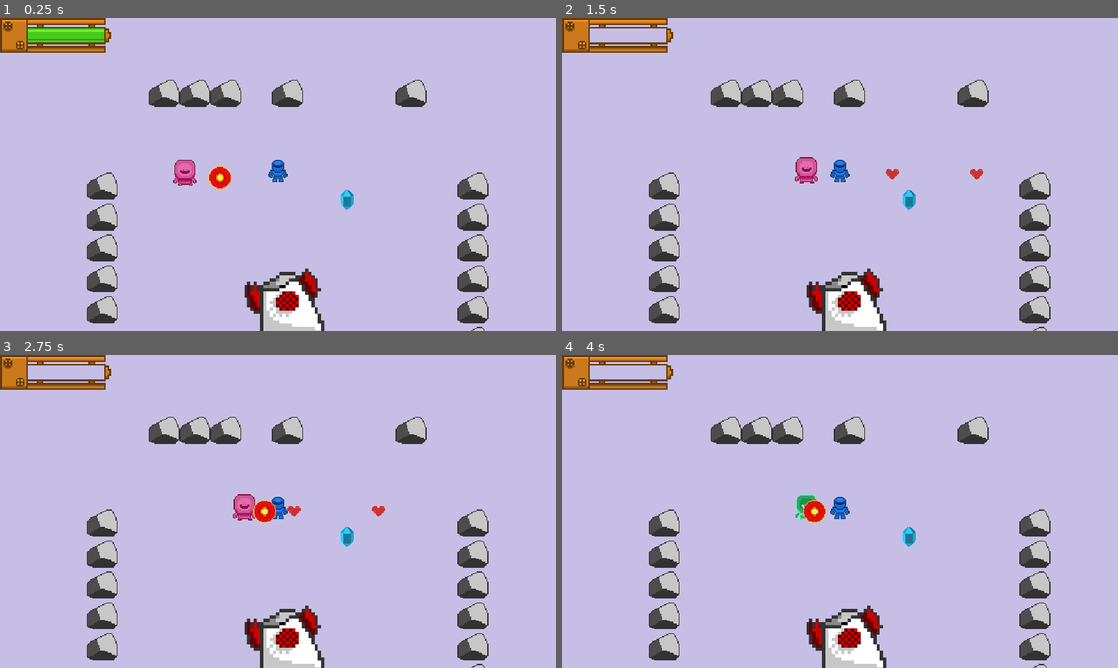
Above: before the commit, frames 1-4 (two rows, left to right).
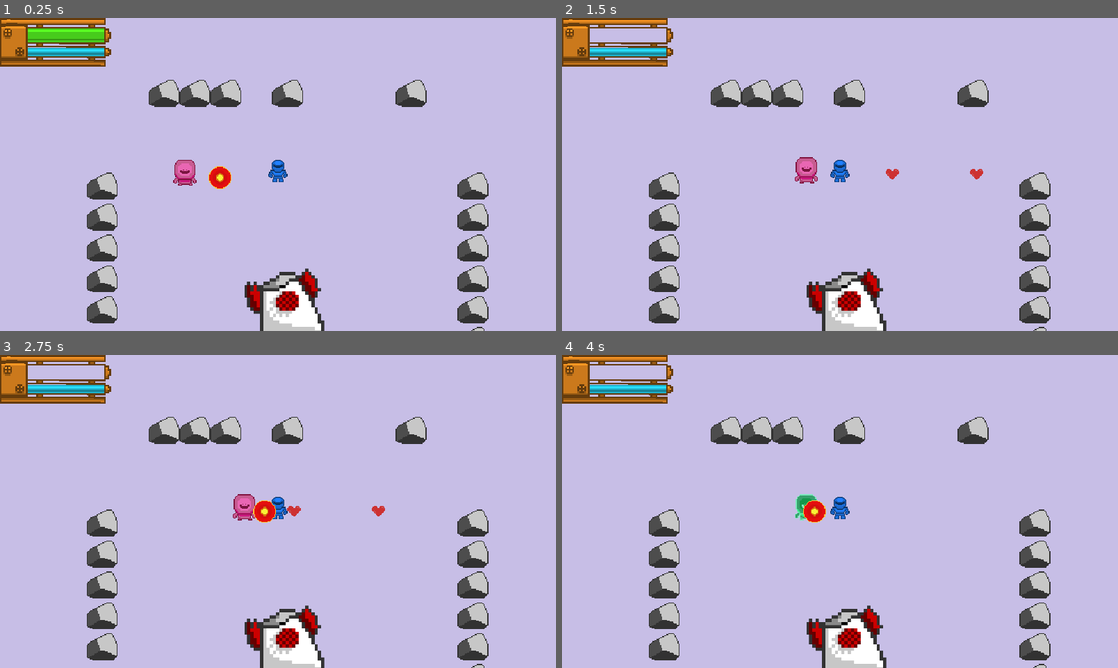
Above: after the commit, the same moments.

Repository: FREQ-E/Hanno
Game: Godot game, scene res://levels/test/test.tscn
The game is run twice, just before and just after one commit, with the same random seed, the same clock (stepped at 60 frames per second) and the same inputs.
Inputs:
- Up to frame 1 (0.25 s): no input
- Up to frame 2 (1.5 s): hold Right (fire_right) 0.53-1.28 s; hold Space (sprint) 0.53-1.28 s; hold Down (fire_down) from 1.28 s (still down); tap Space (sprint) at 1.35 s
- Up to frame 3 (2.75 s): release Down (fire_down) at 2.03 s; hold Right (fire_right) from 2.03 s (still down); hold Space (sprint) from 2.03 s (still down)
- Up to frame 4 (4 s): release Right (fire_right) at 2.78 s; release Space (sprint) at 2.78 s; hold Up (fire_up) 2.78-3.53 s; tap Space (sprint) at 2.85 s; hold Left (fire_left) from 3.53 s (still down); hold Space (sprint) from 3.53 s (still down)

The runs differ from the first frame. In frame 1, 1.3% of the frame differs, in the area x 0-64%, y 0-62%; in frame 2, 1.3%; in frame 3, 1.3%; in frame 4, 1.3%.

Commit message:
Added crystals, spawner, and stamina bar (non functioning)

Diff:
--- a/actors/aliens/alien1.tscn
+++ b/actors/aliens/alien1.tscn
@@ -11,7 +11,8 @@
 [ext_resource path="res://actors/invert_material.tres" type="Material" id=9]
 [ext_resource path="res://combat_scripts/damage_hue.gd" type="Script" id=10]
 [ext_resource path="res://ai/node_sight2d.gd" type="Script" id=11]
-[ext_resource path="res://actors/spawn_checker.gd" type="Script" id=12]
+[ext_resource path="res://actors/spawn_instance.gd" type="Script" id=12]
+
 
 [sub_resource type="CircleShape2D" id=1]
 radius = 37.2074
--- /dev/null
+++ b/actors/crystals/blue_crystal.tscn
@@ -0,0 +1,49 @@
+[gd_scene load_steps=9 format=2]
+
+[ext_resource path="res://actors/crystals/crystal_body.gd" type="Script" id=1]
+[ext_resource path="res://actors/spawn_instance.gd" type="Script" id=2]
+[ext_resource path="res://actors/crystals/Blue Crystal.png" type="Texture" id=3]
+
+[sub_resource type="RectangleShape2D" id=1]
+extents = Vector2( 27.1218, 42.0871 )
+
+[sub_resource type="AtlasTexture" id=2]
+atlas = ExtResource( 3 )
+region = Rect2( 0, 0, 32, 32 )
+
+[sub_resource type="AtlasTexture" id=3]
+atlas = ExtResource( 3 )
+region = Rect2( 32, 0, 32, 32 )
+
+[sub_resource type="AtlasTexture" id=4]
+atlas = ExtResource( 3 )
+region = Rect2( 64, 0, 32, 32 )
+
+[sub_resource type="SpriteFrames" id=5]
+animations = [ {
+"frames": [ SubResource( 2 ), SubResource( 3 ), SubResource( 4 ) ],
+"loop": true,
+"name": "default",
+"speed": 5.0
+} ]
+
+[node name="BlueCrystal" type="Area2D" groups=[
+"Crystals",
+]]
+collision_layer = 0
+collision_mask = 2
+script = ExtResource( 1 )
+
+[node name="CollisionShape2D" type="CollisionShape2D" parent="."]
+shape = SubResource( 1 )
+
+[node name="SpawnChecker" type="VisibilityNotifier2D" parent="."]
+scale = Vector2( 1.67931, 2.45049 )
+rect = Rect2( -20, -20, 40, 40 )
+script = ExtResource( 2 )
+
+[node name="AnimatedSprite" type="AnimatedSprite" parent="."]
+scale = Vector2( 3, 3 )
+frames = SubResource( 5 )
+frame = 1
+playing = true
--- a/actors/crystals/crystal_body.gd
+++ b/actors/crystals/crystal_body.gd
@@ -8,6 +8,7 @@
 
 
 func _ready():
+	# warning-ignore:return_value_discarded
 	connect("body_entered", self, "_handle_body_entered")
 
 
--- a/actors/crystals/crystal1.tscn
+++ b/actors/crystals/green_crystal.tscn
@@ -1,8 +1,8 @@
 [gd_scene load_steps=9 format=2]
 
 [ext_resource path="res://actors/crystals/crystal_body.gd" type="Script" id=1]
-[ext_resource path="res://actors/spawn_checker.gd" type="Script" id=2]
-[ext_resource path="res://actors/crystals/Blue Crystal.png" type="Texture" id=3]
+[ext_resource path="res://actors/spawn_instance.gd" type="Script" id=2]
+[ext_resource path="res://actors/crystals/Green Crystal.png" type="Texture" id=3]
 
 [sub_resource type="RectangleShape2D" id=1]
 extents = Vector2( 27.1218, 42.0871 )
@@ -27,7 +27,9 @@
 "speed": 5.0
 } ]
 
-[node name="Crystal1" type="Area2D"]
+[node name="GreenCrystal" type="Area2D" groups=[
+"Crystals",
+]]
 collision_layer = 0
 collision_mask = 2
 script = ExtResource( 1 )
@@ -36,7 +38,6 @@
 shape = SubResource( 1 )
 
 [node name="SpawnChecker" type="VisibilityNotifier2D" parent="."]
-position = Vector2( 0.0279547, 0.835221 )
 scale = Vector2( 1.67931, 2.45049 )
 rect = Rect2( -20, -20, 40, 40 )
 script = ExtResource( 2 )
@@ -44,4 +45,5 @@
 [node name="AnimatedSprite" type="AnimatedSprite" parent="."]
 scale = Vector2( 3, 3 )
 frames = SubResource( 5 )
+frame = 1
 playing = true
--- /dev/null
+++ b/actors/crystals/orange_crystal.tscn
@@ -0,0 +1,48 @@
+[gd_scene load_steps=9 format=2]
+
+[ext_resource path="res://actors/crystals/crystal_body.gd" type="Script" id=1]
+[ext_resource path="res://actors/spawn_instance.gd" type="Script" id=2]
+[ext_resource path="res://actors/crystals/Orange Crystal.png" type="Texture" id=3]
+
+[sub_resource type="RectangleShape2D" id=1]
+extents = Vector2( 27.1218, 42.0871 )
+
+[sub_resource type="AtlasTexture" id=2]
+atlas = ExtResource( 3 )
+region = Rect2( 0, 0, 32, 32 )
+
+[sub_resource type="AtlasTexture" id=3]
+atlas = ExtResource( 3 )
+region = Rect2( 32, 0, 32, 32 )
+
+[sub_resource type="AtlasTexture" id=4]
+atlas = ExtResource( 3 )
+region = Rect2( 64, 0, 32, 32 )
+
+[sub_resource type="SpriteFrames" id=5]
+animations = [ {
+"frames": [ SubResource( 2 ), SubResource( 3 ), SubResource( 4 ) ],
+"loop": true,
+"name": "default",
+"speed": 5.0
+} ]
+
+[node name="OrangeCrystal" type="Area2D" groups=[
+"Crystals",
+]]
+collision_layer = 0
+collision_mask = 2
+script = ExtResource( 1 )
+
+[node name="CollisionShape2D" type="CollisionShape2D" parent="."]
+shape = SubResource( 1 )
+
+[node name="SpawnChecker" type="VisibilityNotifier2D" parent="."]
+scale = Vector2( 1.67931, 2.45049 )
+rect = Rect2( -20, -20, 40, 40 )
+script = ExtResource( 2 )
+
+[node name="AnimatedSprite" type="AnimatedSprite" parent="."]
+scale = Vector2( 3, 3 )
+frames = SubResource( 5 )
+playing = true
--- /dev/null
+++ b/actors/crystals/purple_crystal.tscn
@@ -0,0 +1,49 @@
+[gd_scene load_steps=9 format=2]
+
+[ext_resource path="res://actors/crystals/crystal_body.gd" type="Script" id=1]
+[ext_resource path="res://actors/spawn_instance.gd" type="Script" id=2]
+[ext_resource path="res://actors/crystals/Purple Crystal.png" type="Texture" id=3]
+
+[sub_resource type="RectangleShape2D" id=1]
+extents = Vector2( 27.1218, 42.0871 )
+
+[sub_resource type="AtlasTexture" id=2]
+atlas = ExtResource( 3 )
+region = Rect2( 0, 0, 32, 32 )
+
+[sub_resource type="AtlasTexture" id=3]
+atlas = ExtResource( 3 )
+region = Rect2( 32, 0, 32, 32 )
+
+[sub_resource type="AtlasTexture" id=4]
+atlas = ExtResource( 3 )
+region = Rect2( 64, 0, 32, 32 )
+
+[sub_resource type="SpriteFrames" id=5]
+animations = [ {
+"frames": [ SubResource( 2 ), SubResource( 3 ), SubResource( 4 ) ],
+"loop": true,
+"name": "default",
+"speed": 5.0
+} ]
+
+[node name="PurpleCrystal" type="Area2D" groups=[
+"Crystals",
+]]
+collision_layer = 0
+collision_mask = 2
+script = ExtResource( 1 )
+
+[node name="CollisionShape2D" type="CollisionShape2D" parent="."]
+shape = SubResource( 1 )
+
+[node name="SpawnChecker" type="VisibilityNotifier2D" parent="."]
+scale = Vector2( 1.67931, 2.45049 )
+rect = Rect2( -20, -20, 40, 40 )
+script = ExtResource( 2 )
+
+[node name="AnimatedSprite" type="AnimatedSprite" parent="."]
+scale = Vector2( 3, 3 )
+frames = SubResource( 5 )
+frame = 1
+playing = true
--- /dev/null
+++ b/actors/crystals/red_crystal.tscn
@@ -0,0 +1,48 @@
+[gd_scene load_steps=9 format=2]
+
+[ext_resource path="res://actors/crystals/crystal_body.gd" type="Script" id=1]
+[ext_resource path="res://actors/spawn_instance.gd" type="Script" id=2]
+[ext_resource path="res://actors/crystals/Red Crystal.png" type="Texture" id=3]
+
+[sub_resource type="RectangleShape2D" id=1]
+extents = Vector2( 27.1218, 42.0871 )
+
+[sub_resource type="AtlasTexture" id=2]
+atlas = ExtResource( 3 )
+region = Rect2( 0, 0, 32, 32 )
+
+[sub_resource type="AtlasTexture" id=3]
+atlas = ExtResource( 3 )
+region = Rect2( 32, 0, 32, 32 )
+
+[sub_resource type="AtlasTexture" id=4]
+atlas = ExtResource( 3 )
+region = Rect2( 64, 0, 32, 32 )
+
+[sub_resource type="SpriteFrames" id=5]
+animations = [ {
+"frames": [ SubResource( 2 ), SubResource( 3 ), SubResource( 4 ) ],
+"loop": true,
+"name": "default",
+"speed": 5.0
+} ]
+
+[node name="RedCrystal" type="Area2D" groups=[
+"Crystals",
+]]
+collision_layer = 0
+collision_mask = 2
+script = ExtResource( 1 )
+
+[node name="CollisionShape2D" type="CollisionShape2D" parent="."]
+shape = SubResource( 1 )
+
+[node name="SpawnChecker" type="VisibilityNotifier2D" parent="."]
+scale = Vector2( 1.67931, 2.45049 )
+rect = Rect2( -20, -20, 40, 40 )
+script = ExtResource( 2 )
+
+[node name="AnimatedSprite" type="AnimatedSprite" parent="."]
+scale = Vector2( 3, 3 )
+frames = SubResource( 5 )
+playing = true
--- /dev/null
+++ b/actors/player1/local_spawner.gd
@@ -0,0 +1,35 @@
+class_name LocalSpawner
+extends Node
+
+
+signal _continue_loop
+
+export(Array, PackedScene) var scenes: Array
+export var probability_curve: Curve
+export var min_distance := 1000.0
+export var max_distance := 2000.0
+export var max_instances := 10
+export var spawn_in_ysort := true
+
+
+func _ready():
+	var current_scene := get_tree().current_scene
+
+	if spawn_in_ysort:
+		current_scene = current_scene.get_node("YSort")
+
+	var origin: Vector2 = get_parent().global_transform.origin
+
+	for i in range(max_instances):
+		var instance: Node = scenes[int(round(probability_curve.interpolate(randf())))].instance()
+		instance.transform.origin = Vector2.UP.rotated(randf() * TAU) * lerp(min_distance, max_distance, randf()) + origin
+		instance.connect("tree_exited", self, "emit_signal", ["_continue_loop"])
+		current_scene.call_deferred("add_child", instance)
+
+	while true:
+		yield(self, "_continue_loop")
+		origin = get_parent().global_transform.origin
+		var instance: Node = scenes[int(round(probability_curve.interpolate(randf())))].instance()
+		instance.transform.origin = Vector2.UP.rotated(randf() * TAU) * lerp(min_distance, max_distance, randf())
+		instance.connect("tree_exited", self, "emit_signal", ["_continue_loop"])
+		current_scene.add_child(instance)
--- a/actors/player1/player1.tscn
+++ b/actors/player1/player1.tscn
@@ -10,6 +10,12 @@
 [ext_resource path="res://actors/ui1/ui1.tscn" type="PackedScene" id=8]
 [ext_resource path="res://actors/player1/player_shooting.gd" type="Script" id=9]
 [ext_resource path="res://actors/player1/crystal_manager.gd" type="Script" id=10]
+[ext_resource path="res://actors/player1/local_spawner.gd" type="Script" id=11]
+[ext_resource path="res://actors/crystals/green_crystal.tscn" type="PackedScene" id=12]
+[ext_resource path="res://actors/crystals/blue_crystal.tscn" type="PackedScene" id=13]
+[ext_resource path="res://actors/crystals/purple_crystal.tscn" type="PackedScene" id=14]
+[ext_resource path="res://actors/crystals/orange_crystal.tscn" type="PackedScene" id=15]
+[ext_resource path="res://actors/crystals/red_crystal.tscn" type="PackedScene" id=16]
 
 [sub_resource type="Shader" id=1]
 code = "shader_type canvas_item;
@@ -99,6 +105,10 @@
 [sub_resource type="CircleShape2D" id=16]
 radius = 32.9877
 
+[sub_resource type="Curve" id=17]
+max_value = 4.0
+_data = [ Vector2( 0, 0 ), 0.0, 0.0, 0, 1, Vector2( 0.251986, 0 ), 0.0, 4.36139, 1, 1, Vector2( 0.952347, 3.05455 ), 4.36139, 19.8402, 1, 1, Vector2( 1, 4 ), 19.8402, 0.0, 1, 0 ]
+
 [node name="Player1" type="KinematicBody2D" groups=[
 "Player",
 ]]
@@ -112,6 +122,7 @@
 scale = Vector2( 3, 3 )
 frames = SubResource( 15 )
 animation = "walk_down"
+frame = 1
 playing = true
 script = ExtResource( 5 )
 
@@ -120,15 +131,15 @@
 
 [node name="MovementInput2D" type="Node" parent="."]
 script = ExtResource( 2 )
+default_speed = 770.0
 fast_speed = 1170.0
-default_speed = 770.0
 dash_speed = 2000.0
 
 [node name="PlayerShooting" type="Node2D" parent="."]
 script = ExtResource( 9 )
 fire_rate = 0.35
 
-[node name="CanvasLayer" parent="." instance=ExtResource( 8 )]
+[node name="UI1" parent="." instance=ExtResource( 8 )]
 
 [node name="Damageable" type="Node" parent="."]
 script = ExtResource( 3 )
@@ -149,3 +160,8 @@
 
 [node name="CrystalManager" type="Node" parent="."]
 script = ExtResource( 10 )
+
+[node name="LocalSpawner" type="Node" parent="."]
+script = ExtResource( 11 )
+scenes = [ ExtResource( 12 ), ExtResource( 13 ), ExtResource( 14 ), ExtResource( 15 ), ExtResource( 16 ) ]
+probability_curve = SubResource( 17 )
--- a/actors/spawn_checker.gd
+++ /dev/null
@@ -1,31 +0,0 @@
-class_name SpawnChecker
-extends VisibilityNotifier2D
-
-
-var spawn_check := false			# set by the spawner, if true, will queue_free if was on screen when spawning
-
-
-func _ready():
-	if spawn_check:
-		get_parent().hide()
-		var area := Area2D.new()
-		var shape_node := CollisionShape2D.new()
-		var shape := RectangleShape2D.new()
-
-		shape.extents = rect.size / 2
-		shape_node.shape = shape
-		shape_node.transform.origin = rect.position + shape.extents
-		area.add_child(shape_node)
-		add_child(area)
-
-		yield(get_tree(), "idle_frame")
-
-		if is_on_screen() or not area.get_overlapping_bodies().empty():
-			get_parent().queue_free()
-
-		else:
-			queue_free()
-			get_parent().show()
-
-	else:
-		queue_free()
--- /dev/null
+++ b/actors/spawn_instance.gd
@@ -0,0 +1,51 @@
+class_name SpawnInstance
+extends VisibilityNotifier2D
+
+
+export var distance_check := true
+export var max_distance := 5000.0
+export var spawn_check := true
+export var auto_area := true
+
+var player: Node2D
+
+
+func _ready():
+	set_process(false)
+	if spawn_check and get_parent().owner == null:
+		get_parent().hide()
+		var area: Area2D
+
+		if auto_area:
+			area = Area2D.new()
+			var shape_node := CollisionShape2D.new()
+			var shape := RectangleShape2D.new()
+
+			shape.extents = rect.size / 2
+			shape_node.shape = shape
+			shape_node.transform.origin = rect.position + shape.extents
+			area.add_child(shape_node)
+			add_child(area)
+
+		else:
+			area = $Area
+
+		yield(get_tree(), "idle_frame")
+		yield(get_tree(), "idle_frame")
+
+		if is_on_screen() or not area.get_overlapping_bodies().empty():
+			get_parent().queue_free()
+			return
+
+		get_parent().show()
+
+	if distance_check:
+		player = GlobalFuncs.yield_and_get_group("Player")[0]
+		# waring-ignore-all:return_value_discarded
+		connect("screen_exited", self, "set_process", [true])
+		connect("screen_entered", self, "set_process", [false])
+
+
+func _process(_delta):
+	if global_transform.origin.distance_to(player.global_transform.origin) >= max_distance:
+		get_parent().queue_free()
--- a/actors/ui1/ui1.tscn
+++ b/actors/ui1/ui1.tscn
@@ -1,7 +1,8 @@
-[gd_scene load_steps=4 format=2]
+[gd_scene load_steps=5 format=2]
 
 [ext_resource path="res://actors/ui1/Health Shell.png" type="Texture" id=1]
 [ext_resource path="res://actors/ui1/Health Bar.png" type="Texture" id=2]
+[ext_resource path="res://actors/ui1/Stamina Bar.png" type="Texture" id=3]
 
 [sub_resource type="GDScript" id=1]
 script/source = "# This is a built in script for the health bar
@@ -26,12 +27,12 @@
 	value = health_source.health / health_source.max_health
 "
 
-[node name="CanvasLayer" type="CanvasLayer"]
+[node name="UI1" type="CanvasLayer"]
 
 [node name="TextureRect" type="TextureRect" parent="."]
-margin_top = -24.1602
+margin_top = -7.62374
 margin_right = 64.0
-margin_bottom = 15.8398
+margin_bottom = 32.3763
 rect_scale = Vector2( 4, 4 )
 texture = ExtResource( 1 )
 __meta__ = {
@@ -40,9 +41,9 @@
 
 [node name="TextureProgress" type="TextureProgress" parent="TextureRect"]
 margin_left = 16.0
-margin_top = 12.0
+margin_top = 8.0
 margin_right = 60.0
-margin_bottom = 20.0
+margin_bottom = 16.0
 max_value = 1.0
 step = 0.1
 value = 1.0
@@ -51,3 +52,16 @@
 __meta__ = {
 "_edit_use_anchors_": false
 }
+
+[node name="TextureProgress2" type="TextureProgress" parent="TextureRect"]
+margin_left = 16.0
+margin_top = 19.0
+margin_right = 60.0
+margin_bottom = 24.0
+max_value = 1.0
+step = 0.1
+value = 1.0
+texture_progress = ExtResource( 3 )
+__meta__ = {
+"_edit_use_anchors_": false
+}
--- a/base_scripts/movement_input_2d.gd
+++ b/base_scripts/movement_input_2d.gd
@@ -7,9 +7,9 @@
 signal undashed
 
 
-export var fast_speed := 10.0
 export var default_speed := 5.0
 
+export var fast_speed := 10.0
 export var dash_speed := 20.0					# the speed the character travels during the dash
 export var dash_duration := 0.1					# how long the dash lasts
 export var dash_buffer := 0.2					# the window of time available in which sprint can be pressed and released to trigger the dash
--- a/levels/test/test.tscn
+++ b/levels/test/test.tscn
@@ -1,11 +1,10 @@
-[gd_scene load_steps=10 format=2]
+[gd_scene load_steps=9 format=2]
 
 [ext_resource path="res://levels/floor1_tileset.tres" type="TileSet" id=1]
 [ext_resource path="res://actors/player1/player1.tscn" type="PackedScene" id=2]
 [ext_resource path="res://actors/aliens/alien1.tscn" type="PackedScene" id=3]
 [ext_resource path="res://levels/objects_tileset.tres" type="TileSet" id=4]
 [ext_resource path="res://levels/nav_tile.png" type="Texture" id=5]
-[ext_resource path="res://actors/crystals/crystal1.tscn" type="PackedScene" id=6]
 
 [sub_resource type="NavigationPolygon" id=1]
 vertices = PoolVector2Array( 128, 128, 0, 128, 0, 0, 128, 0 )
@@ -59,9 +58,6 @@
 zoom = Vector2( 1.8, 1.8 )
 smoothing_enabled = true
 
-[node name="Crystal1" parent="YSort" instance=ExtResource( 6 )]
-position = Vector2( 1078.76, 504.327 )
-
 [node name="Navigation2D" type="Navigation2D" parent="." groups=[
 "navigation",
 ]]
@@ -74,6 +70,8 @@
 tile_data = PoolIntArray( -196612, 0, 0, -196611, 0, 0, -196610, 0, 0, -196609, 0, 0, -262144, 0, 0, -262143, 0, 0, -26 …(3639 unchanged characters)…
 
 [node name="StaticBody2D" type="StaticBody2D" parent="."]
+collision_layer = 2147483648
+collision_mask = 2147483648
 
 [node name="CollisionShape2D" type="CollisionShape2D" parent="StaticBody2D"]
 position = Vector2( -517.243, 768.314 )
--- a/project.godot
+++ b/project.godot
@@ -70,6 +70,11 @@
 "path": "res://ai/goto.gd"
 }, {
 "base": "Node",
+"class": "LocalSpawner",
+"language": "GDScript",
+"path": "res://actors/player1/local_spawner.gd"
+}, {
+"base": "Node",
 "class": "MovementInput2D",
 "language": "GDScript",
 "path": "res://base_scripts/movement_input_2d.gd"
@@ -90,9 +95,9 @@
 "path": "res://base_scripts/ray_body_2d.gd"
 }, {
 "base": "VisibilityNotifier2D",
-"class": "SpawnChecker",
-"language": "GDScript",
-"path": "res://actors/spawn_checker.gd"
+"class": "SpawnInstance",
+"language": "GDScript",
+"path": "res://actors/spawn_instance.gd"
 }, {
 "base": "Node",
 "class": "State",
@@ -127,11 +132,12 @@
 "EnemyShooting": "",
 "FaceMovement2D": "",
 "Goto": "",
+"LocalSpawner": "",
 "MovementInput2D": "",
 "NodeSight2D": "",
 "PlayerShooting": "",
 "RayBody2D": "",
-"SpawnChecker": "",
+"SpawnInstance": "",
 "State": "",
 "StateMachine": "",
 "TriggerUntrigger": "",
Not shown: 1 places in actors/player1/player1.tscn that only renumber resources
Binary file changed: actors/ui1/Health Bar.png
Binary file changed: actors/ui1/Health Shell.png
Binary file added: actors/ui1/Stamina Bar.png
Not shown, added: actors/ui1/Stamina Bar.png.import
